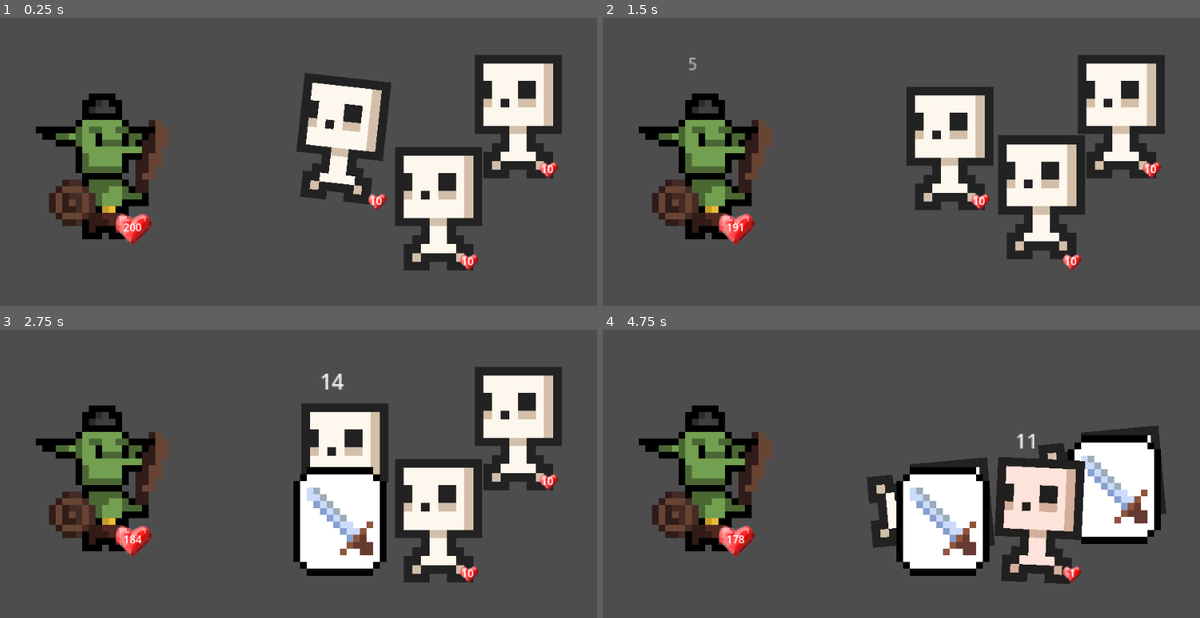
Above: before the commit, frames 1-4 (two rows, left to right).
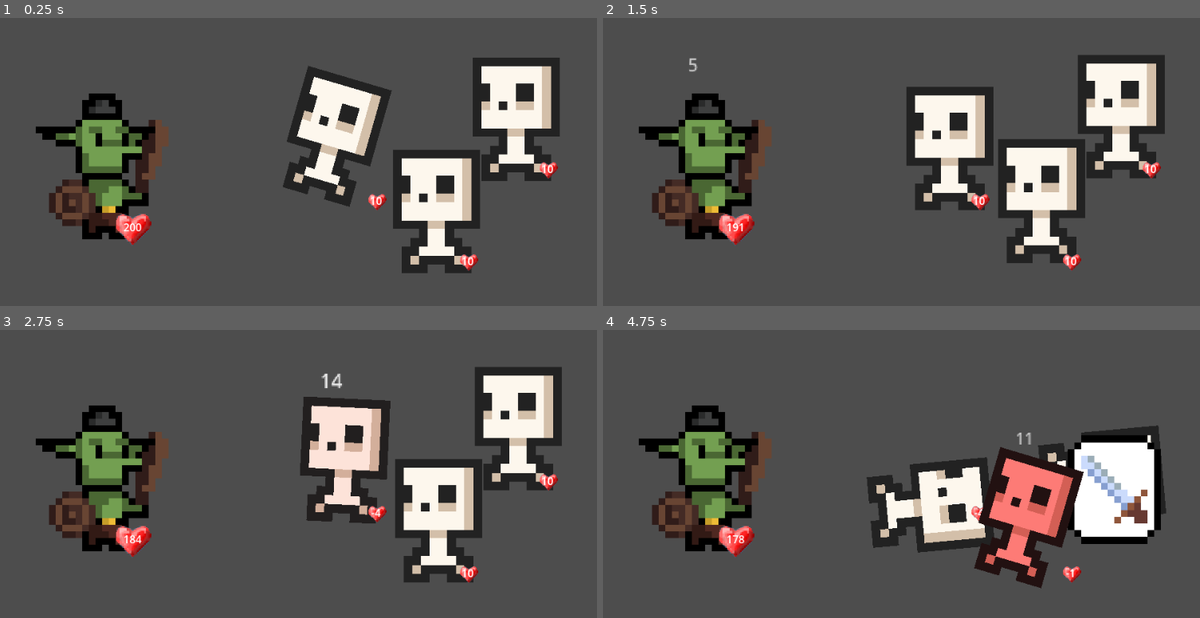
Above: after the commit, the same moments.

Repository: jakmik2/rogue-cards
Game: Godot game, scene res://scenes/Main.tscn
Two runs of this game, one before a commit and one after it. Both use one fixed random seed, a clock stepped at 60 frames per second and the inputs below.
Inputs:
- Up to frame 1 (0.25 s): no input
- Up to frame 2 (1.5 s): no input
- Up to frame 3 (2.75 s): no input
- Up to frame 4 (4.75 s): no input

The runs differ from the first frame. In frame 1, 6.7% of the frame differs, in the area x 47-95%, y 12-89%; in frame 2, 1.4%; in frame 3, 6.6%; in frame 4, 9.8%, in the area x 49-81%, y 35-90%.

Commit message:
Implement loot handling

Diff:
--- /dev/null
+++ b/loot_tables/QualityTable.gd
@@ -0,0 +1,3 @@
+class_name QualityTable
+
+var data = ['T1', 'T2', 'T3']
--- /dev/null
+++ b/loot_tables/TypeTable.gd
@@ -0,0 +1,12 @@
+class_name TypeTable
+
+func roll(loot_roll: int) -> String:
+	# Roll on Type
+	if range(1, 11).has(loot_roll):
+		return "None"
+	elif range(12, 15).has(loot_roll):
+		return "Weapon"
+	elif range(16, 19).has(loot_roll):
+		return "Armor"
+	else:
+		return "Card"
--- a/scenes/Loot.gd
+++ /dev/null
@@ -1,11 +0,0 @@
-extends Node2D
-
-
-# Called when the node enters the scene tree for the first time.
-func _ready():
-	pass # Replace with function body.
-
-
-# Called every frame. 'delta' is the elapsed time since the previous frame.
-func _process(delta):
-	pass
--- a/scenes/Loot.tscn
+++ b/scenes/Loot.tscn
@@ -1,13 +1,13 @@
-[gd_scene load_steps=4 format=3 uid="uid://c2omrff38u5af"]
+[gd_scene load_steps=4 format=3 uid="uid://dc7rp7wxhjss0"]
 
 [ext_resource type="Texture2D" uid="uid://bw06vccb7n5m6" path="res://sprites/loot-drop.png" id="1_0so0q"]
-[ext_resource type="Script" path="res://scenes/Loot.gd" id="1_f5i0i"]
+[ext_resource type="Script" path="res://scripts/Loot.gd" id="1_58na1"]
 
 [sub_resource type="RectangleShape2D" id="RectangleShape2D_8idy1"]
 size = Vector2(140, 160)
 
 [node name="Loot" type="Node2D"]
-script = ExtResource("1_f5i0i")
+script = ExtResource("1_58na1")
 
 [node name="Sprite2D" type="Sprite2D" parent="."]
 texture = ExtResource("1_0so0q")
--- a/scenes/skele.tscn
+++ b/scenes/skele.tscn
@@ -41,7 +41,7 @@
 position = Vector2(5.96046e-08, -1)
 scale = Vector2(-1, 1)
 script = ExtResource("2_n0l1d")
-health = 9
+health = 1
 damage = 1
 speed = 0
 
--- a/scripts/BaseEntity.gd
+++ b/scripts/BaseEntity.gd
@@ -7,7 +7,6 @@
 @export var status: LifeStatus
 @export var damage = 10
 @export var speed = 5
-@export var scene = preload("res://scenes/Loot.tscn")
 
 # Enums
 enum LifeStatus {ALIVE, DEAD}
@@ -32,32 +31,7 @@
 func kill() -> void:
 	status = LifeStatus.DEAD
 	animation_player.play('BaseEntityAnims/death')
-	if !self.is_player:
 
-		print("LOOT!! EHEHEHEHEHEHEHHEHEE!!!!")
-
-		# roll d20 to see what drops
-		var loot_roll = randi_range(1,20)
-
-		# categorize loot_roll into appropriate category
-		if loot_roll <= 11:
-			loot_roll = 11
-		elif loot_roll <= 15:
-			loot_roll = 15
-		elif loot_roll <= 19:
-			loot_roll = 19
-
-		# loot determination and notification
-		var lootie_tootie = self.loot[loot_roll] + str(self.loot_tier)
-		print(lootie_tootie + " loot")
-
-		# if nothing drops, nothing should drop
-		if lootie_tootie[0] != 'N':
-			spawn_loot(lootie_tootie)
-
-func spawn_loot(loot_id):
-	var new_loot = scene.instantiate()
-	add_child(new_loot)
 
 func attempt_attack() -> int:
 	# Play Attack Animation
--- /dev/null
+++ b/scripts/EnemyEntity.gd
@@ -0,0 +1,23 @@
+class_name EnemyEntity extends BaseEntity
+
+@export var loot_tier = randi_range(0,2)	# Loot Tier for skele
+
+@onready
+var lootPrefab = preload("res://scenes/Loot.tscn")
+
+# Called when the node enters the scene tree for the first time.
+func _ready():
+	pass # Replace with function body.
+
+# Called every frame. 'delta' is the elapsed time since the previous frame.
+func _process(delta):
+	pass
+
+func kill():
+	super.kill()
+	var loot: Loot = lootPrefab.instantiate()
+	var loot_status = loot.spawn(loot_tier)
+	if (loot_status):
+		add_child(loot)
+	else:
+		loot.queue_free()
--- /dev/null
+++ b/scripts/Loot.gd
@@ -0,0 +1,29 @@
+class_name Loot extends Node2D
+
+const TypeTableObj = preload("res://loot_tables/TypeTable.gd")
+const QualityTableObj = preload("res://loot_tables/QualityTable.gd")
+
+var loot_type = ""
+var loot_tier = ""
+var loot_roll = 0
+
+func spawn(tier: int) -> bool:
+	print("LOOT!! EHEHEHEHEHEHEHHEHEE!!!!")
+	var typeTable: TypeTable = TypeTableObj.new()
+	var qualTable: QualityTable = QualityTableObj.new()
+
+	# roll d20 to see what drops
+	loot_roll = randi_range(1,20)
+
+	# Address roll
+	var loot_type = typeTable.roll(loot_roll)
+	var loot_tier = qualTable.data[tier]
+
+	# loot determination and notification
+	if loot_type != 'None':
+		var lootie_tootie = loot_type.left(1) + loot_tier.right(1)
+
+		print(lootie_tootie + " loot")
+		return true
+	else:
+		return false
--- a/scripts/PlayerCharacter.gd
+++ b/scripts/PlayerCharacter.gd
@@ -1,7 +1,6 @@
 class_name PlayerCharacter extends BaseEntity
 
 # Used to determine if the player character is affected
-@export var is_player = true
 
 # Called when the node enters the scene tree for the first time.
 func _ready():
--- a/scripts/skele.gd
+++ b/scripts/skele.gd
@@ -1,17 +1,11 @@
-extends BaseEntity
+class_name Skele extends EnemyEntity
 
-@export var is_player = false				# Not a player character
-@export var loot_tier = randi_range(0,2)	# Loot Tier for skele
-@export var loot = {11:'N', 15:'W', 19:'A', 20:'S'}
 
 # Called when the node enters the scene tree for the first time.
 func _init():
 # Override inverted for enemy -> This is bad and we shouldn't be doing this
 	inverted = true
 
-func attempt_attack():
-	print("Goblin Scum!")
-	return await super.attempt_attack()
 
 func roll_dmg(d_size: int = 6):
 	return super.roll_dmg(d_size)
